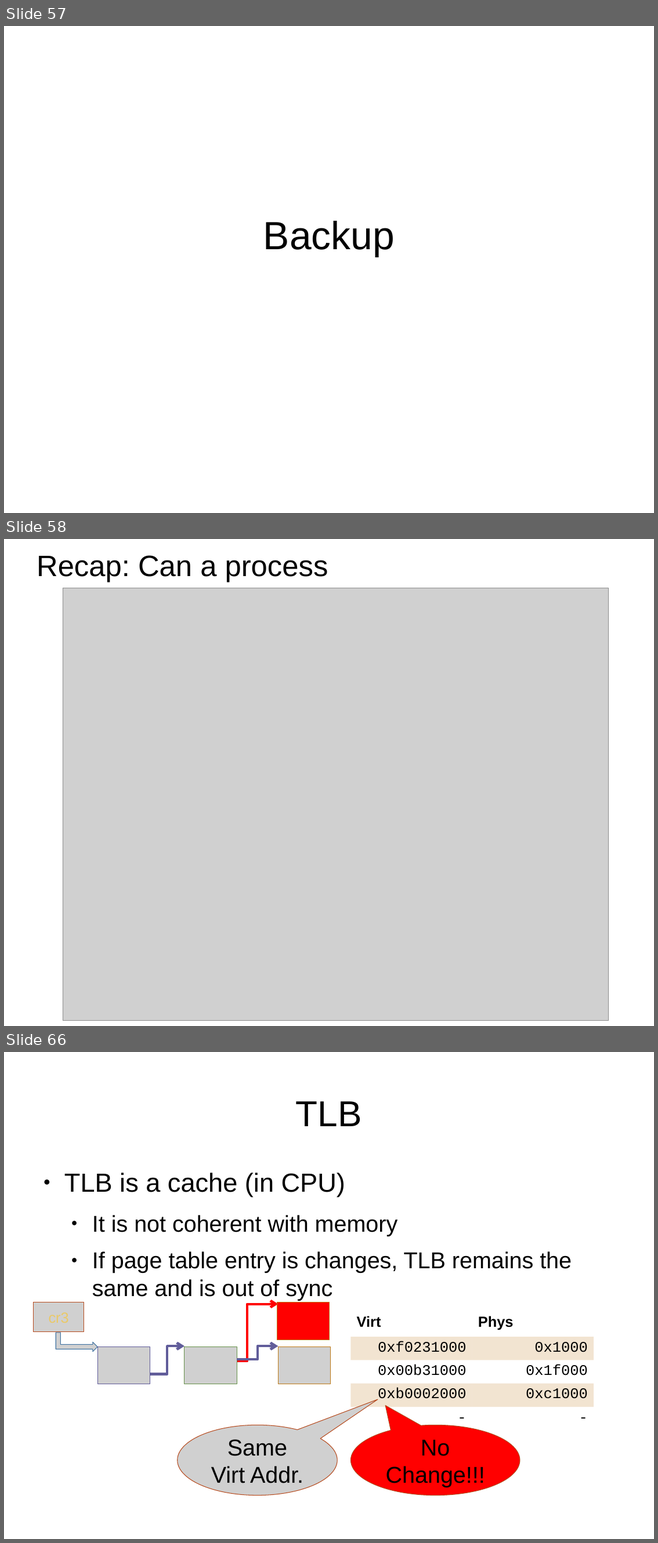
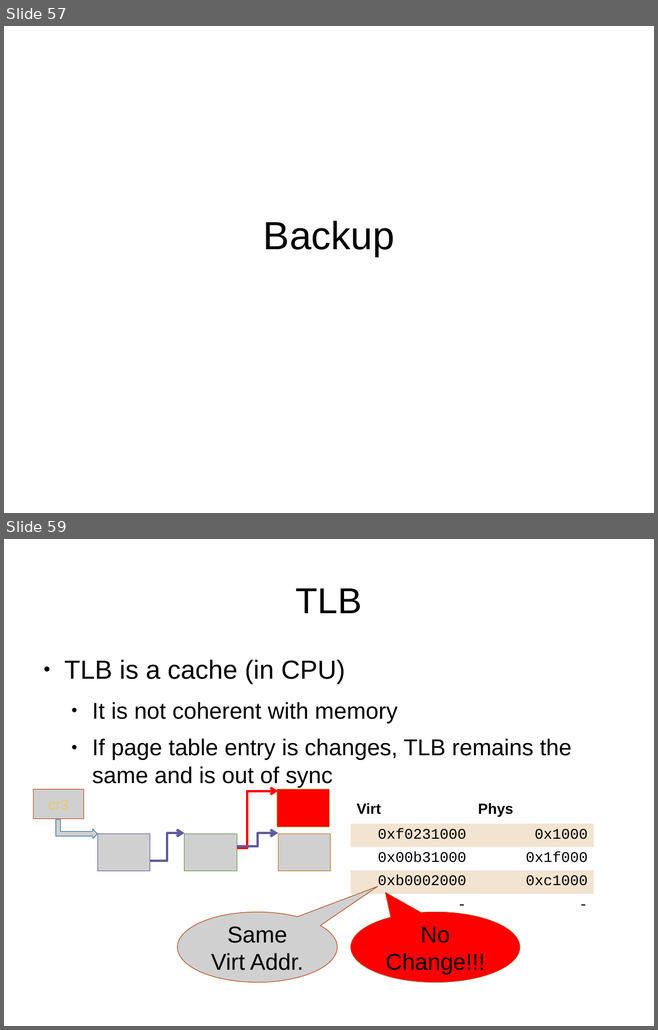
Before and after one commit to antonburtsev/cs5460, a slide deck: lectures/lecture11-creating-processes/lecture11-creating-processes.odp. Shown one above the other, each under a label of ours: slides 57, 58 and 66 before the commit, slides 57 and 59 after it; the slides between them are not shown. The pictures are 658x1543 and 658x1030 pixels, drawn with LibreOffice and Linux fonts; fonts in the diff are those of the drawing; grey boxes stand for pictures. Boxes give left, top, right and bottom in pixels: in the first picture for what was removed or moved away, otherwise in the second. Text is boxed around its words. In the diff, an @@ line names an element or a change of style, - is before the commit and + after.

```diff
--- a/lectures/lecture11-creating-processes/lecture11-creating-processes.odp
+++ b/lectures/lecture11-creating-processes/lecture11-creating-processes.odp
@@ slide 58 removed at (x1=4, y1=539, x2=654, y2=1026), background #FFFFFF @@
@@ title removed at (x1=36, y1=555, x2=328, y2=618) @@
-Recap: Can a process overwrite kernel memory?
@@ picture removed at (x1=63, y1=588, x2=608, y2=1020) @@
@@ what was slide 66 is now slide 59 @@
```
Also in this commit, not shown: 1 slide changed, 6 other slides removed, 7 other files.
